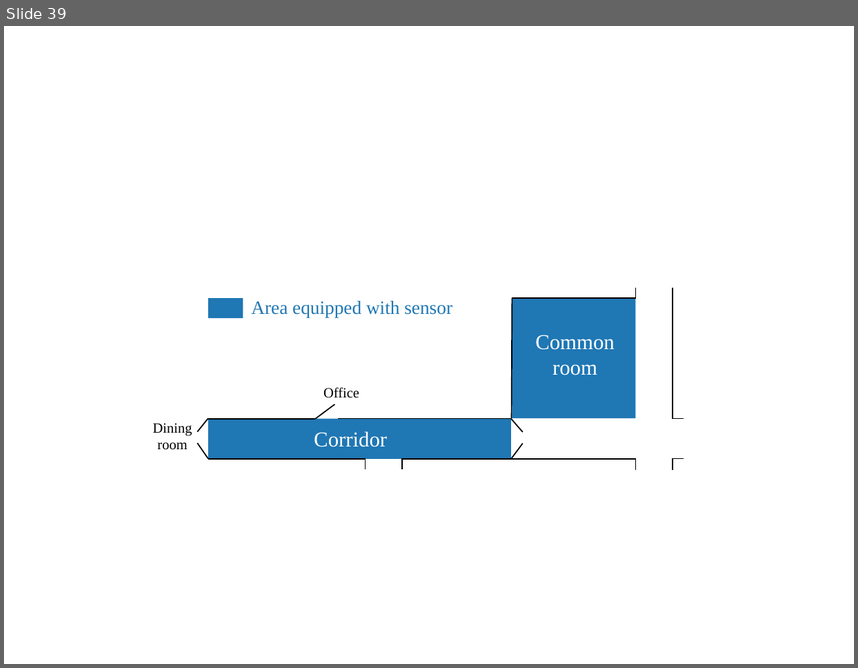
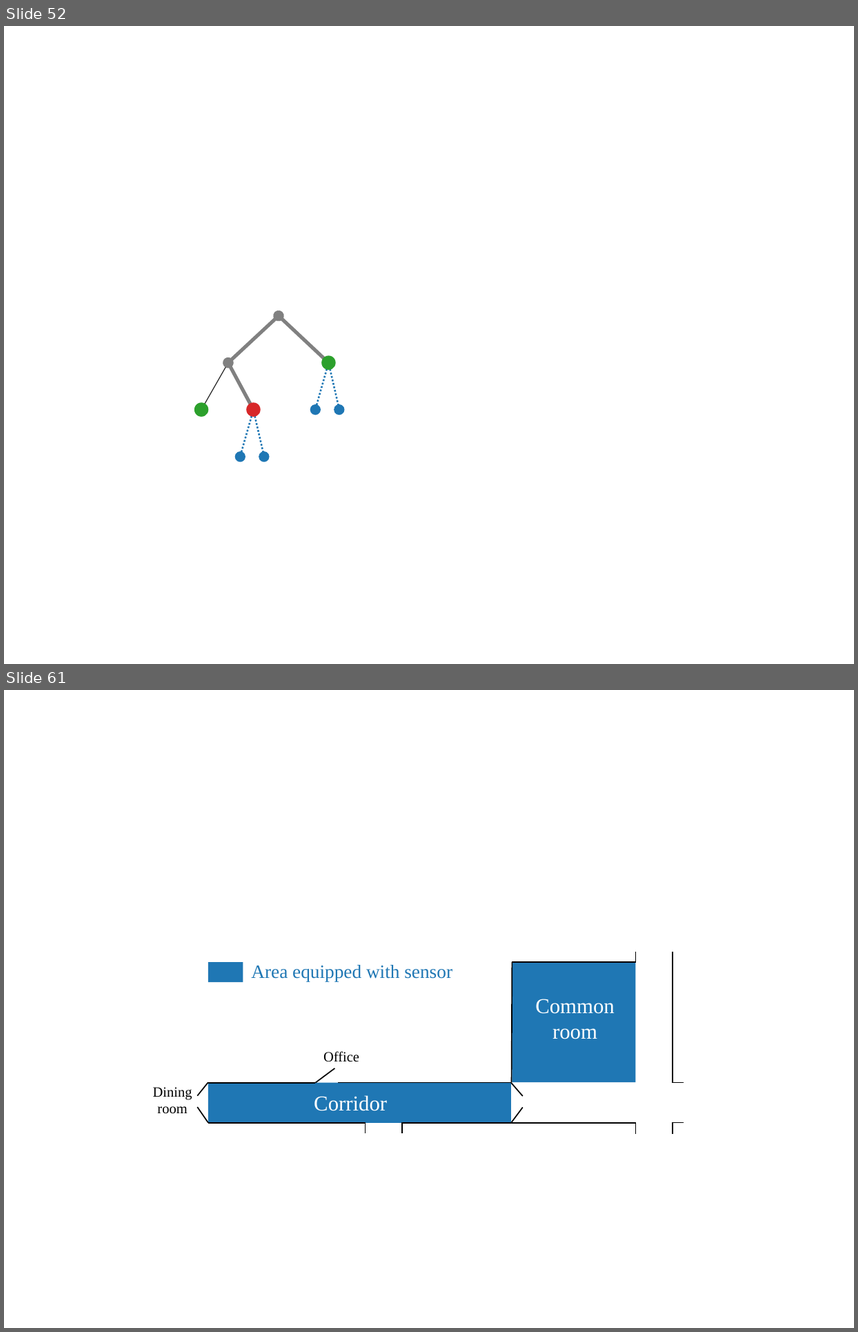
Before and after one commit to lminvielle/soutenance, a slide deck: images/ppt/schemas.pptx. Shown one above the other, each under a label of ours: slide 39 before the commit, slides 52 and 61 after it; the slides between them are not shown. The pictures are 858x668 and 858x1332 pixels, drawn with LibreOffice and Linux fonts; fonts in the diff are those of the drawing. Boxes give left, top, right and bottom in pixels: in the first picture for what was removed or moved away, otherwise in the second. Text is boxed around its words. In the diff, an @@ line names an element or a change of style, - is before the commit and + after.

```diff
--- a/images/ppt/schemas.pptx
+++ b/images/ppt/schemas.pptx
@@ slide 52 added at [4,26,854,664], background #FFFFFF @@
@@ ellipse added at [275,312,283,319], fill #262626 @@
@@ double arrow added from (279, 316) to (228, 363), #808080 3 pt @@
@@ double arrow added from (279, 316) to (329, 363), #808080 3 pt @@
@@ ellipse added at [322,356,337,370], fill #2CA02C @@
@@ double arrow added from (228, 363) to (201, 410), #262626 0.75 pt @@
@@ double arrow added from (228, 363) to (253, 410), #808080 3 pt @@
@@ double arrow added from (329, 363) to (315, 410), #1F77B4 1.5 pt dashed @@
@@ double arrow added from (329, 363) to (339, 410), #1F77B4 1.5 pt dashed @@
@@ ellipse added at [194,403,209,417], fill #2CA02C @@
@@ double arrow added from (253, 410) to (240, 456), #1F77B4 1.5 pt dashed @@
@@ ellipse added at [246,403,261,417], fill #D72728 @@
@@ double arrow added from (253, 410) to (264, 456), #1F77B4 1.5 pt dashed @@
@@ ellipse added at [310,404,320,414], fill #1F77B4 @@
@@ ellipse added at [334,404,344,414], fill #1F77B4 @@
@@ ellipse added at [235,451,245,461], fill #1F77B4 @@
@@ ellipse added at [259,451,269,461], fill #1F77B4 @@
@@ what was slide 39 is now slide 61 @@
```
Also in this commit, not shown: 1 slide changed, 21 other slides added, 39 other files.
